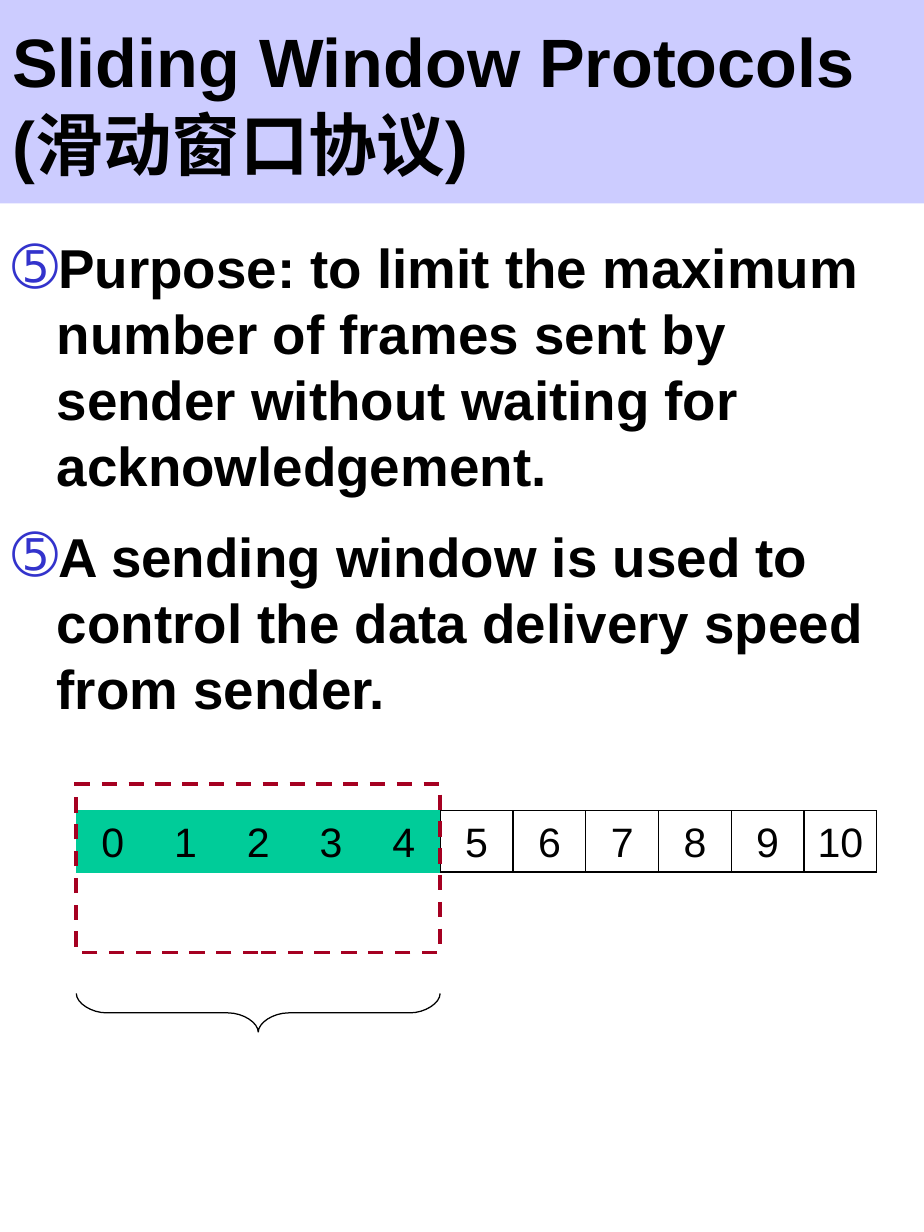
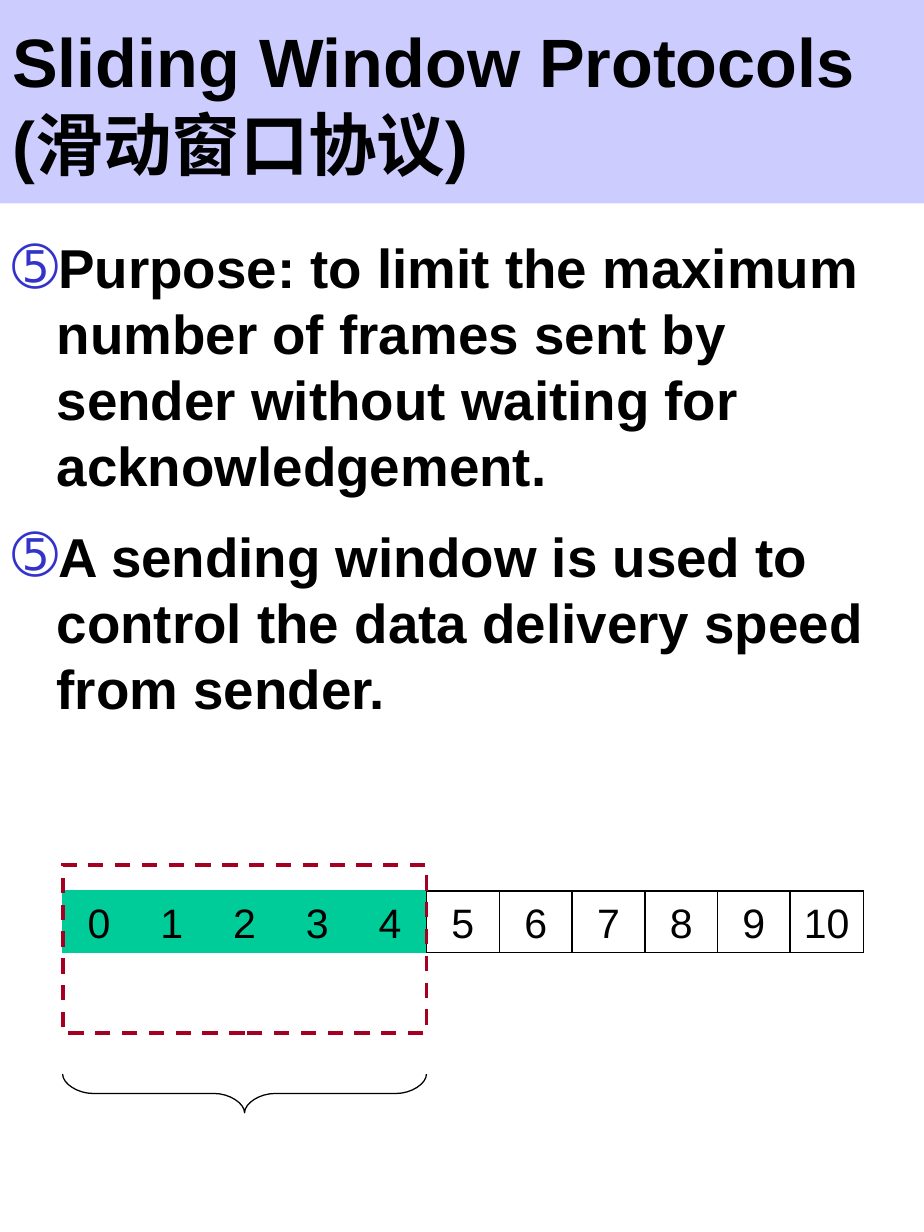
Before and after one commit to ZJWang9928/Own-Notes, a slide deck: slide 65 of 计算机网络课件/第三章课件-DataLinkLayer.ppt. Drawn at 924x1232 pixels with LibreOffice and Linux fonts; fonts in the diff are those of the drawing. Boxes give left, top, right and bottom in pixels: in the first picture for what was removed or moved away, otherwise in the second. Text is boxed around its words. In the diff, an @@ line names an element or a change of style, - is before the commit and + after.

```diff
--- a/计算机网络课件/第三章课件-DataLinkLayer.ppt
+++ b/计算机网络课件/第三章课件-DataLinkLayer.ppt
@@ 12 rectangles, 1 freeform shape: place and size @@
-12 rectangles, 1 freeform shape at <box>76,785,877,1031</box>
+12 rectangles, 1 freeform shape at <box>63,865,862,1112</box>
```
Also in this commit, not shown: 8 other slides changed, 8 other files.
